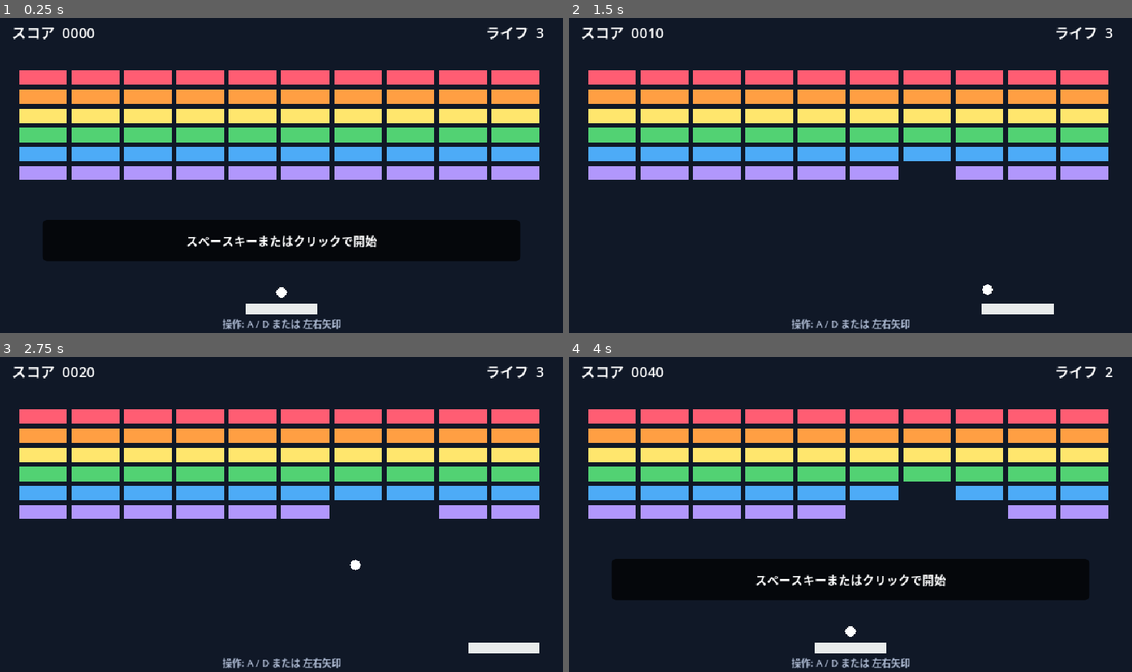
Above: before the commit, frames 1-4 (two rows, left to right).
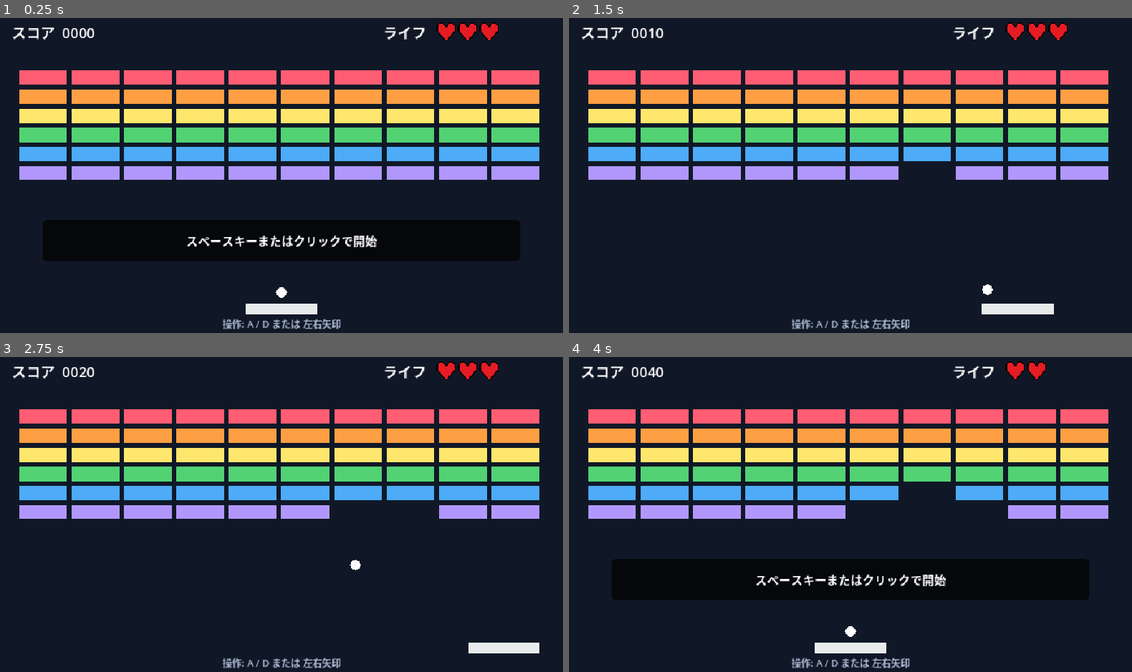
Above: after the commit, the same moments.

Repository: ittokunvim/example-godot
Game: Godot game, scene res://main.tscn
The game is run twice, just before and just after one commit, with the same random seed, the same clock (stepped at 60 frames per second) and the same inputs.
Inputs (mouse positions are in pixels of both pictures, inside the frame that each line leads up to):
- Up to frame 1 (0.25 s): no input
- Up to frame 2 (1.5 s): tap Enter (ui_accept) at 0.5, 1.35 s; move the mouse to (974, 156) at 0.52 s; hold D (move_right) 0.53-1.28 s; hold Enter (ui_accept) 0.53-1.28 s; click (974, 156) at 0.67 s; move the mouse to (737, 188) at 1.27 s; hold A (move_left) from 1.28 s (still down)
- Up to frame 3 (2.75 s): tap Enter (ui_accept) at 1.52, 1.82 s; move the mouse to (337, 438) at 2.02 s; release A (move_left) at 2.03 s; hold D (move_right) from 2.03 s (still down); hold Enter (ui_accept) from 2.03 s (still down)
- Up to frame 4 (4 s): move the mouse to (822, 574) at 2.77 s; release Enter (ui_accept) at 2.78 s; tap Enter (ui_accept) at 2.85, 3.02, 3.32 s; click (822, 574) at 2.92 s; move the mouse to (1025, 558) at 3.52 s; release D (move_right) at 3.53 s; hold A (move_left) from 3.53 s (still down); hold Enter (ui_accept) from 3.53 s (still down)

The runs differ from the first frame. In frame 1, 0.6% of the frame differs, in the area x 68-97%, y 1-8%; in frame 2, 0.6%; in frame 3, 0.6%; in frame 4, 0.5%.

Commit message:
feat(breakout): Add heart image (#28)
* Add image

* Add heart.gd

* Fix codes

* Change lives reset to MAX_LIVES constant

Co-authored-by: Copilot Autofix powered by AI <175728472+Copilot@users.noreply.github.com>

* Fix codes

---------

Co-authored-by: Copilot Autofix powered by AI <175728472+Copilot@users.noreply.github.com>

Diff:
--- a/breakout/game.gd
+++ b/breakout/game.gd
@@ -8,6 +8,7 @@
 	Color("#ff5d73"), Color("#ff9f43"), Color("#ffe66d"),
 	Color("#52d273"), Color("#4dabf7"), Color("#b197fc")
 ]
+const MAX_LIVES := 3
 
 @onready var paddle: BreakoutPaddle = $Paddle
 @onready var ball: BreakoutBall = $Ball
@@ -19,9 +20,11 @@
 @onready var game_over_sound: AudioStreamPlayer = $GameOverSound
 @onready var game_clear_sound: AudioStreamPlayer = $GameClearSound
 @onready var failure_sound: AudioStreamPlayer = $FailureSound
+@onready var hearts_container: HBoxContainer = $UI/HUD/Hearts
+@onready var hearts: Array[BreakoutHeart] = []
 
+var _lives := MAX_LIVES
 var _score := 0
-var _lives := 3
 var _bricks_remaining := 0
 var _awaiting_launch := true
 var _playing := false
@@ -30,6 +33,7 @@
 
 func _ready() -> void:
 	_create_bricks()
+	_create_hearts()
 	_update_hud()
 	_show_overlay("スペースキーまたはクリックで開始")
 
@@ -48,7 +52,8 @@
 		if event.is_action_pressed("ui_accept"):
 			if _lives <= 0 or _bricks_remaining == 0:
 				_score = 0
-				_lives = 3
+				_lives = MAX_LIVES
+				_restore_hearts()
 			_game_over = false
 			_awaiting_launch = true
 			_create_bricks()
@@ -88,6 +93,18 @@
 			_bricks_remaining += 1
 
 
+# ハートをMAX_LIVES分だけ生成する
+func _create_hearts() -> void:
+	for heart in hearts_container.get_children():
+		heart.queue_free()
+	hearts.clear()
+
+	for i in MAX_LIVES:
+		var heart := BreakoutHeart.new()
+		hearts_container.add_child(heart)
+		hearts.append(heart)
+
+
 func _on_brick_destroyed() -> void:
 	if not _playing:
 		return
@@ -110,7 +127,7 @@
 
 	_playing = false
 	_awaiting_launch = true
-	_lives -= 1
+	_lose_life()
 	_update_hud()
 	paddle.set_active(false)
 	_show_overlay("スペースキーまたはクリックで開始")
@@ -130,7 +147,20 @@
 
 func _update_hud() -> void:
 	score_label.text = "スコア  %04d" % _score
-	lives_label.text = "ライフ  %d" % _lives
+
+
+# ボールを落とした時にハートを1つ減らす
+func _lose_life() -> void:
+	_lives -= 1
+	if _lives >= 0:
+		hearts[_lives].lose()
+
+
+# ゲーム開始・リスタート時にハートを全部戻す
+func _restore_hearts() -> void:
+	_lives = MAX_LIVES
+	for heart in hearts:
+		heart.restore()
 
 
 func _show_overlay(message: String) -> void:
--- /dev/null
+++ b/breakout/heart.gd
@@ -0,0 +1,24 @@
+class_name BreakoutHeart
+extends TextureRect
+
+
+const MAX_LIVES := 3
+const HEART_TEXTURE := preload("res://assets/heart.png")
+const HEART_SIZE := Vector2(32.0, 32.0)
+
+
+# Called when the node enters the scene tree for the first time.
+func _ready() -> void:
+	self.texture = HEART_TEXTURE
+	self.custom_minimum_size = HEART_SIZE
+	self.expand_mode = TextureRect.EXPAND_IGNORE_SIZE
+	self.stretch_mode = TextureRect.STRETCH_KEEP_ASPECT_CENTERED
+
+
+# ハートを1つ失った状態にする（非表示にする）
+func lose() -> void:
+	visible = false
+
+# ゲームリスタート時にハートを表示状態へ戻す
+func restore() -> void:
+	visible = true
--- a/breakout/main.tscn
+++ b/breakout/main.tscn
@@ -118,12 +118,19 @@
 layout_mode = 0
 offset_left = 650.0
 offset_top = 18.0
-offset_right = 920.0
+offset_right = 727.0
 offset_bottom = 52.0
 theme_override_colors/font_color = Color(1, 1, 1, 1)
 theme_override_font_sizes/font_size = 24
-text = "ライフ  3"
-horizontal_alignment = 2
+text = "ライフ"
+vertical_alignment = 1
+
+[node name="Hearts" type="HBoxContainer" parent="UI/HUD" unique_id=96220857]
+layout_mode = 0
+offset_left = 740.0
+offset_top = 18.0
+offset_right = 940.0
+offset_bottom = 52.0
 
 [node name="Controls" type="Label" parent="UI/HUD" unique_id=1099034850]
 layout_mode = 0
Binary file added: breakout/assets/heart.png
Not shown, added: breakout/assets/heart.png.import
Not shown, added: breakout/heart.gd.uid
